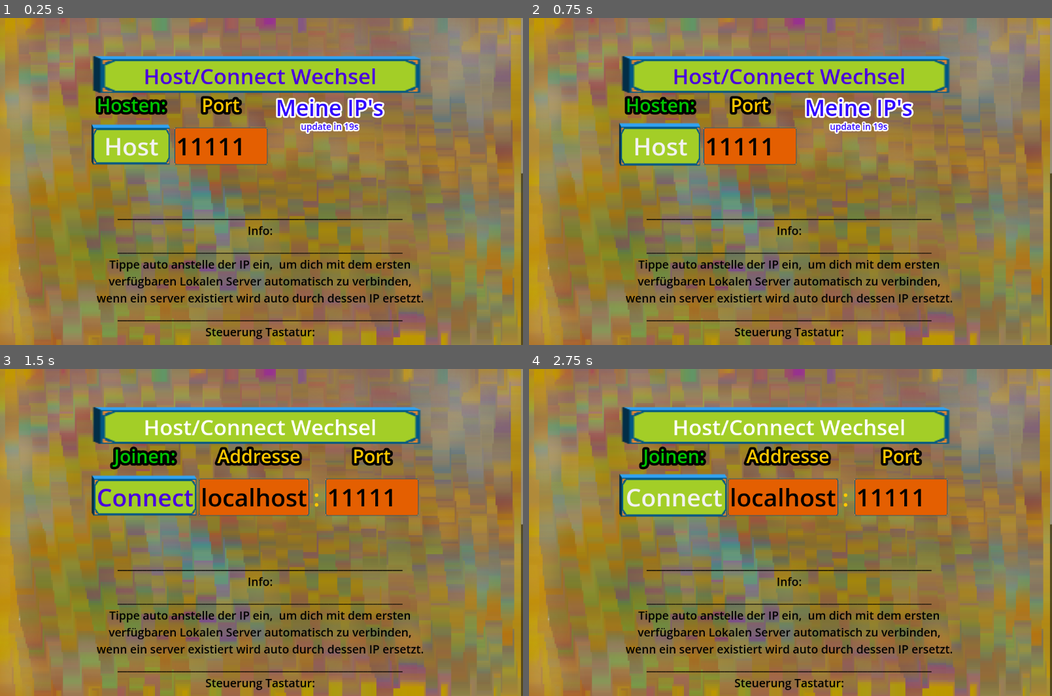
Above: before the commit, frames 1-4 (two rows, left to right).
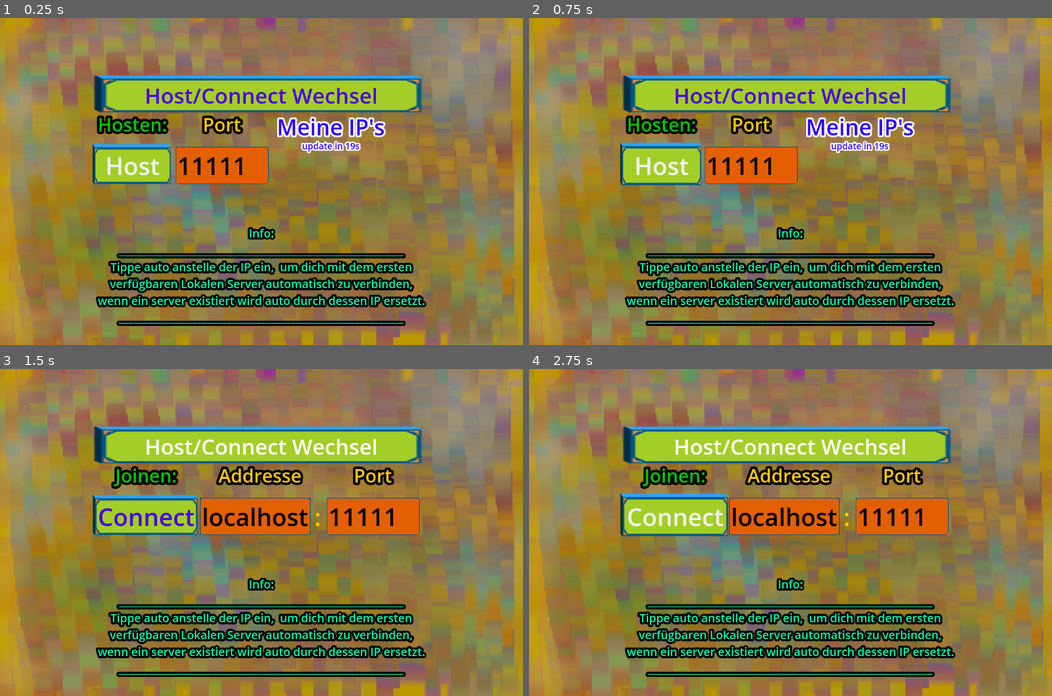
Above: after the commit, the same moments.

Repository: NIK-98/Paint_The_Ground
Game: Godot game, scene res://sceens/main.tscn
Same seed, same stepped clock (60 frames per second), same inputs: the game is played once before the commit and once after it.
Inputs:
- Up to frame 1 (0.25 s): no input
- Up to frame 2 (0.75 s): click "Host" at 0.5 s
- Up to frame 3 (1.5 s): click "Host/Connect Wechsel" at 1.25 s
- Up to frame 4 (2.75 s): click "Connect" at 2 s

The runs differ from the first frame. In frame 1, 25% of the frame differs, in the area x 17-100%, y 0-100%; in frame 2, 25%; in frame 3, 28%; in frame 4, 28%.

Commit message:
Version 48
Neue Funktionen:
- Spielfeld Größe in 3 Größen wählbar.
- Spielfeld lade Meldung hinzugefügt.
- Nur noch der Server bzw. Hoster kann eine Runde starten.
-Steuerungs Menü hinzugefügt

Bug Fixes:
- Problem bei dem der Spieler nicht auf der Map gespawnt ist behoben.
- ein Problem mit der Controller Steuerung wurde behoben.
- Keyboard und Controller Steuerungen können angepasst werden

Verbesserungen:
- Map wird wieder schneller resettet.
- beenden von Verbindungen optimiert.

Diff:
--- a/sceens/control.tscn
+++ b/sceens/control.tscn
@@ -84,7 +84,6 @@
 anchors_preset = 15
 anchor_right = 1.0
 anchor_bottom = 1.0
-offset_right = -1.10999
 grow_horizontal = 2
 grow_vertical = 2
 script = ExtResource("1_7db0h")
@@ -93,6 +92,10 @@
 layer = 7
 scale = Vector2(0.82, 0.82)
 transform = Transform2D(0.82, 0, 0, 0.82, 0, 0)
+
+[node name="blank" type="TextureRect" parent="CanvasLayer"]
+offset_right = 1561.0
+offset_bottom = 976.0
 
 [node name="CenterContainer" type="CenterContainer" parent="CanvasLayer"]
 anchors_preset = 14
@@ -107,7 +110,6 @@
 grow_vertical = 2
 
 [node name="PanelContainer" type="PanelContainer" parent="CanvasLayer/CenterContainer"]
-custom_minimum_size = Vector2(0, 161.93)
 layout_mode = 2
 theme_override_styles/panel = SubResource("StyleBoxFlat_l8frf")
 
--- a/sceens/ui.tscn
+++ b/sceens/ui.tscn
@@ -80,6 +80,9 @@
 Button/styles/hover = SubResource("StyleBoxTexture_e27jt")
 Button/styles/normal = SubResource("StyleBoxTexture_j6t8r")
 Button/styles/pressed = SubResource("StyleBoxTexture_j6t8r")
+
+[sub_resource type="SystemFont" id="SystemFont_eho4t"]
+font_names = PackedStringArray("Algerian")
 
 [node name="UI" type="Control" groups=["Persist"]]
 process_mode = 3
@@ -93,15 +96,13 @@
 grow_vertical = 2
 script = ExtResource("1_jid7m")
 
-[node name="Panel" type="ScrollContainer" parent="."]
+[node name="Panel" type="PanelContainer" parent="."]
 layout_mode = 0
 offset_right = 1829.0
 offset_bottom = 1143.0
 scale = Vector2(0.7, 0.7)
 focus_mode = 2
-theme_override_styles/panel = SubResource("StyleBoxTexture_w0wsa")
-horizontal_scroll_mode = 0
-scroll_deadzone = 30
+theme_override_styles/panel = SubResource("StyleBoxTexture_3j30k")
 
 [node name="CenterContainer" type="CenterContainer" parent="Panel"]
 layout_mode = 2
@@ -287,93 +288,19 @@
 select_all_on_focus = true
 
 [node name="Info" type="Label" parent="Panel/CenterContainer/Net"]
-visible = false
-layout_mode = 2
-theme_override_colors/font_color = Color(0, 0, 0, 1)
+layout_mode = 2
+theme_override_colors/font_color = Color(0, 1, 0.701961, 1)
+theme_override_colors/font_outline_color = Color(0, 0, 0, 1)
+theme_override_constants/outline_size = 30
+theme_override_fonts/font = SubResource("SystemFont_eho4t")
 theme_override_font_sizes/font_size = 40
 text = "
-__________________________________________________________
 Info:
 __________________________________________________________
 Tippe auto anstelle der IP ein,  um dich mit dem ersten
 verfügbaren Lokalen Server automatisch zu verbinden,
 wenn ein server existiert wird auto durch dessen IP ersetzt.
-__________________________________________________________
-Steuerung Android:
-__________________________________________________________
-- laufen = virtuellen joystick (links oder rechts,
- je nach modus)
-- Menü navigation = über touch screen
-- exit / menü = button links oben
-- conection versuch abbrechen  =button rechts in der Mitte
-- Spieler-Liste = button oben rechts
-- links,rechts modus umschalten = links neben Spieler-Liste
-- Zoom = buttons unter dem wort Zoom im Spiel
-- Scrollen = über touch screen
-- Bestätigungen = über touch screen
-__________________________________________________________
-Steuerung Tastatur:
-__________________________________________________________
-- laufen = WASD
-- Menü navigation = ⬆️⬅️⬇️➡️ oder Tab taste
-- exit / menü = esc
-- conection versuch abbrechen  = C
-- Spieler-Liste = P
-- links,rechts modus umschalten = M
-- Zoom = Mausrad im Spiel
-- Scrollen = Maus bzw. Mausrad
-- Bestätigungen = Enter
-__________________________________________________________
-Steuerung Gamepad(Xbox Controller beispiel):
-__________________________________________________________
-- laufen = Linker Stick
-- Menü navigation = ⬆️⬅️⬇️➡️
-- exit / menü = menu button
-- conection versuch abbrechen  = B button
-- Spieler-Liste = X button
-- links,rechts modus umschalten = Y button
-- Zoom = RB/LB im Spiel
-- Scrollen = RB/LB
-- Bestätigungen = A button"
-horizontal_alignment = 1
-
-[node name="InfoPC" type="Label" parent="Panel/CenterContainer/Net"]
-visible = false
-layout_mode = 2
-theme_override_colors/font_color = Color(0, 0, 0, 1)
-theme_override_font_sizes/font_size = 40
-text = "
-__________________________________________________________
-Info:
-__________________________________________________________
-Tippe auto anstelle der IP ein,  um dich mit dem ersten
-verfügbaren Lokalen Server automatisch zu verbinden,
-wenn ein server existiert wird auto durch dessen IP ersetzt.
-__________________________________________________________
-Steuerung Tastatur:
-__________________________________________________________
-- laufen = WASD
-- Menü navigation = ⬆️⬅️⬇️➡️ oder Tab taste
-- exit / menü = esc
-- conection versuch abbrechen  = C
-- Spieler-Liste = P
-- links,rechts modus umschalten = M
-- Zoom = Mausrad im Spiel
-- Scrollen = Maus bzw. Mausrad
-- Bestätigungen = Enter
-__________________________________________________________
-Steuerung Gamepad(Xbox Controller beispiel):
-__________________________________________________________
-- laufen = Linker Stick
-- Menü navigation = ⬆️⬅️⬇️➡️
-- exit / menü = menu button
-- conection versuch abbrechen  = B button
-- Spieler-Liste = X button
-- links,rechts modus umschalten = Y button
-- Zoom = RB/LB im Spiel
-- Scrollen = RB/LB
-- Bestätigungen = A button
-"
+__________________________________________________________"
 horizontal_alignment = 1
 
 [node name="ips_update_timer" type="Timer" parent="."]
--- a/scripts/button_bind.gd
+++ b/scripts/button_bind.gd
@@ -196,7 +196,6 @@
 	var action_con_events = InputMap.action_get_events(aktion_controler_name)
 	if not action_events.is_empty():
 		var action_event = action_events[0]
-		prints(action_event)
 		if action_event.is_class("InputEventKey"):
 			var action_keycode = OS.get_keycode_string(action_event.physical_keycode)
 			if aktion_pc_name == "ui_accept":
--- a/scripts/level.gd
+++ b/scripts/level.gd
@@ -453,14 +453,16 @@
 
 
 func _on_zoomin_pressed() -> void:
-	$Players.get_node(str(multiplayer.get_unique_id())).get_node("Camera2D").zoom *= 0.9  # Zoom in
-	# Zoom-Grenzen anwenden
-	$Players.get_node(str(multiplayer.get_unique_id())).get_node("Camera2D").zoom.x = clamp($Players.get_node(str(multiplayer.get_unique_id())).get_node("Camera2D").zoom.x, $Players.get_node(str(multiplayer.get_unique_id())).min_zoom, $Players.get_node(str(multiplayer.get_unique_id())).max_zoom)
-	$Players.get_node(str(multiplayer.get_unique_id())).get_node("Camera2D").zoom.y = clamp($Players.get_node(str(multiplayer.get_unique_id())).get_node("Camera2D").zoom.y, $Players.get_node(str(multiplayer.get_unique_id())).min_zoom, $Players.get_node(str(multiplayer.get_unique_id())).max_zoom)
+	if not main.get_node("Control/CanvasLayer").visible:
+		$Players.get_node(str(multiplayer.get_unique_id())).get_node("Camera2D").zoom *= 0.9  # Zoom in
+		# Zoom-Grenzen anwenden
+		$Players.get_node(str(multiplayer.get_unique_id())).get_node("Camera2D").zoom.x = clamp($Players.get_node(str(multiplayer.get_unique_id())).get_node("Camera2D").zoom.x, $Players.get_node(str(multiplayer.get_unique_id())).min_zoom, $Players.get_node(str(multiplayer.get_unique_id())).max_zoom)
+		$Players.get_node(str(multiplayer.get_unique_id())).get_node("Camera2D").zoom.y = clamp($Players.get_node(str(multiplayer.get_unique_id())).get_node("Camera2D").zoom.y, $Players.get_node(str(multiplayer.get_unique_id())).min_zoom, $Players.get_node(str(multiplayer.get_unique_id())).max_zoom)
 
 
 func _on_zoomout_pressed() -> void:
-	$Players.get_node(str(multiplayer.get_unique_id())).get_node("Camera2D").zoom *= 1.1 # Zoom out
-	# Zoom-Grenzen anwenden
-	$Players.get_node(str(multiplayer.get_unique_id())).get_node("Camera2D").zoom.x = clamp($Players.get_node(str(multiplayer.get_unique_id())).get_node("Camera2D").zoom.x, $Players.get_node(str(multiplayer.get_unique_id())).min_zoom, $Players.get_node(str(multiplayer.get_unique_id())).max_zoom)
-	$Players.get_node(str(multiplayer.get_unique_id())).get_node("Camera2D").zoom.y = clamp($Players.get_node(str(multiplayer.get_unique_id())).get_node("Camera2D").zoom.y, $Players.get_node(str(multiplayer.get_unique_id())).min_zoom, $Players.get_node(str(multiplayer.get_unique_id())).max_zoom)
+	if not main.get_node("Control/CanvasLayer").visible:
+		$Players.get_node(str(multiplayer.get_unique_id())).get_node("Camera2D").zoom *= 1.1 # Zoom out
+		# Zoom-Grenzen anwenden
+		$Players.get_node(str(multiplayer.get_unique_id())).get_node("Camera2D").zoom.x = clamp($Players.get_node(str(multiplayer.get_unique_id())).get_node("Camera2D").zoom.x, $Players.get_node(str(multiplayer.get_unique_id())).min_zoom, $Players.get_node(str(multiplayer.get_unique_id())).max_zoom)
+		$Players.get_node(str(multiplayer.get_unique_id())).get_node("Camera2D").zoom.y = clamp($Players.get_node(str(multiplayer.get_unique_id())).get_node("Camera2D").zoom.y, $Players.get_node(str(multiplayer.get_unique_id())).min_zoom, $Players.get_node(str(multiplayer.get_unique_id())).max_zoom)
--- a/scripts/player.gd
+++ b/scripts/player.gd
@@ -158,7 +158,7 @@
 
 
 func _input(event):
-	if event is InputEventMouseButton:
+	if event is InputEventMouseButton and not main.get_node("Control/CanvasLayer").visible:
 		if event.button_index == MOUSE_BUTTON_WHEEL_UP:
 			camera.zoom *= 0.9  # Zoom in
 		elif event.button_index == MOUSE_BUTTON_WHEEL_DOWN:
--- a/scripts/scoreboard.gd
+++ b/scripts/scoreboard.gd
@@ -3,6 +3,7 @@
 @export var Scoreboard_List = []
 var first_select_button = false
 var loaded = false
+
 
 
 func _ready():
@@ -87,11 +88,11 @@
 
 
 func _input(_event):
-	if Input.is_action_just_pressed("zoomout") and $CanvasLayer.visible:
+	if Input.is_action_just_pressed("zoomout") and $CanvasLayer.visible and not get_parent().main.get_node("Control/CanvasLayer").visible:
 		if $CanvasLayer/CenterContainer/PanelContainer/MarginContainer/VBoxContainer/ScrollContainer.scroll_vertical < max(0, …(212 unchanged characters)…
 			$CanvasLayer/CenterContainer/PanelContainer/MarginContainer/VBoxContainer/ScrollContainer.scroll_vertical += 100
 			return
-	if Input.is_action_just_pressed("zoomin") and $CanvasLayer.visible:
+	if Input.is_action_just_pressed("zoomin") and $CanvasLayer.visible and not get_parent().main.get_node("Control/CanvasLayer").visible:
 		if $CanvasLayer/CenterContainer/PanelContainer/MarginContainer/VBoxContainer/ScrollContainer.scroll_vertical >= min(0 …(213 unchanged characters)…
 			$CanvasLayer/CenterContainer/PanelContainer/MarginContainer/VBoxContainer/ScrollContainer.scroll_vertical -= 100
 			return
--- a/scripts/ui.gd
+++ b/scripts/ui.gd
@@ -51,10 +51,6 @@
 	get_tree().paused = true
 	udp_client.set_broadcast_enabled(true)
 	udp_client.set_dest_address("255.255.255.255", udp_port)
-	if OS.get_name() == "Android" or OS.get_name() == "iOS":
-		$Panel/CenterContainer/Net/Info.visible = true
-	if OS.get_name() == "Windows" or OS.get_name() == "Linux":
-		$Panel/CenterContainer/Net/InfoPC.visible = true
 
 
 func _process(_delta):
@@ -274,20 +270,15 @@
 
 
 func _input(_event):
-	if (Input.is_action_just_pressed("zoomout") or Input.is_action_just_pressed("zoomout_con")):
-		if $Panel/CenterContainer/Net/Options/Option1/ScrollContainer.scroll_vertical < max(0, $Panel/CenterContainer/Net/Options/Option1/ScrollContainer/yourip.size.y - $Panel/CenterContainer/Net/Options/Option1/ScrollContainer.size.y):
-			$Panel/CenterContainer/Net/Options/Option1/ScrollContainer.scroll_vertical += 100
-			return
-		if $Panel.scroll_vertical < max(0, $Panel/CenterContainer.size.y - $Panel.size.y):
-			$Panel.scroll_vertical += 100
-			return
-	if (Input.is_action_just_pressed("zoomin") or Input.is_action_just_pressed("zoomin_con")):
-		if $Panel/CenterContainer/Net/Options/Option1/ScrollContainer.scroll_vertical >= min(0, $Panel/CenterContainer/Net/Options/Option1/ScrollContainer/yourip.size.y - $Panel/CenterContainer/Net/Options/Option1/ScrollContainer.size.y) and $Panel.scroll_vertical <= min(0, $Panel/CenterContainer.size.y - $Panel.size.y):
-			$Panel/CenterContainer/Net/Options/Option1/ScrollContainer.scroll_vertical -= 100
-			return
-		if $Panel.scroll_vertical >= min(0, $Panel/CenterContainer.size.y - $Panel.size.y):
-			$Panel.scroll_vertical -= 100
-			return
+	if get_parent().get_parent().has_node("Control/CanvasLayer") and not get_parent().get_parent().get_node("Control/CanvasLayer").visible:
+		if (Input.is_action_just_pressed("zoomout") or Input.is_action_just_pressed("zoomout_con")):
+			if $Panel/CenterContainer/Net/Options/Option1/ScrollContainer.scroll_vertical < max(0, $Panel/CenterContainer/Net/Options/Option1/ScrollContainer/yourip.size.y - $Panel/CenterContainer/Net/Options/Option1/ScrollContainer.size.y):
+				$Panel/CenterContainer/Net/Options/Option1/ScrollContainer.scroll_vertical += 100
+				return
+		if (Input.is_action_just_pressed("zoomin") or Input.is_action_just_pressed("zoomin_con")):
+			if $Panel/CenterContainer/Net/Options/Option1/ScrollContainer.scroll_vertical >= min(0, $Panel/CenterContainer/Net/Options/Option1/ScrollContainer/yourip.size.y - $Panel/CenterContainer/Net/Options/Option1/ScrollContainer.size.y):
+				$Panel/CenterContainer/Net/Options/Option1/ScrollContainer.scroll_vertical -= 100
+				return
 
 
 func _on_host_connect_toggled(toggled_on: bool) -> void:
Not shown, changed: export_presets.cfg
Not shown: 2 places in sceens/ui.tscn that only renumber resources
